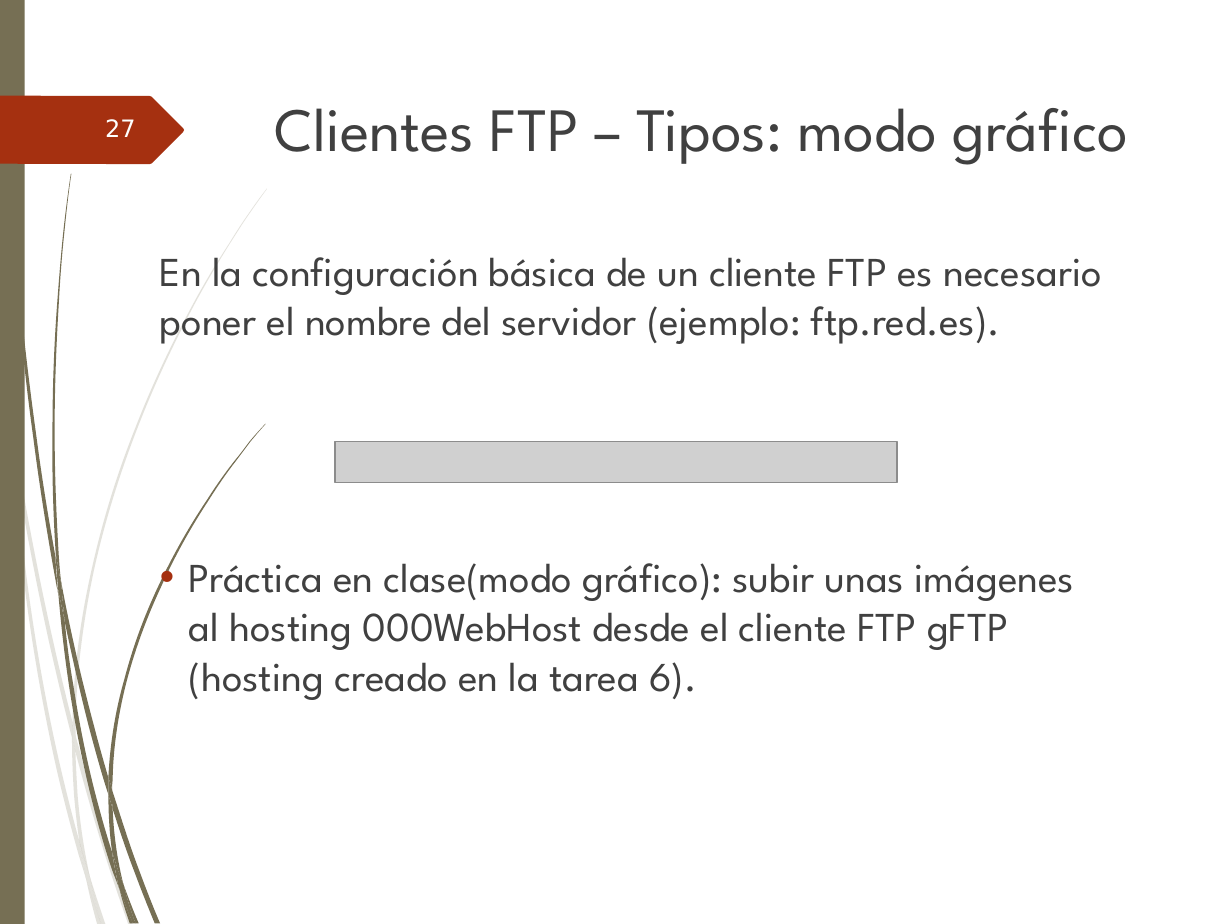
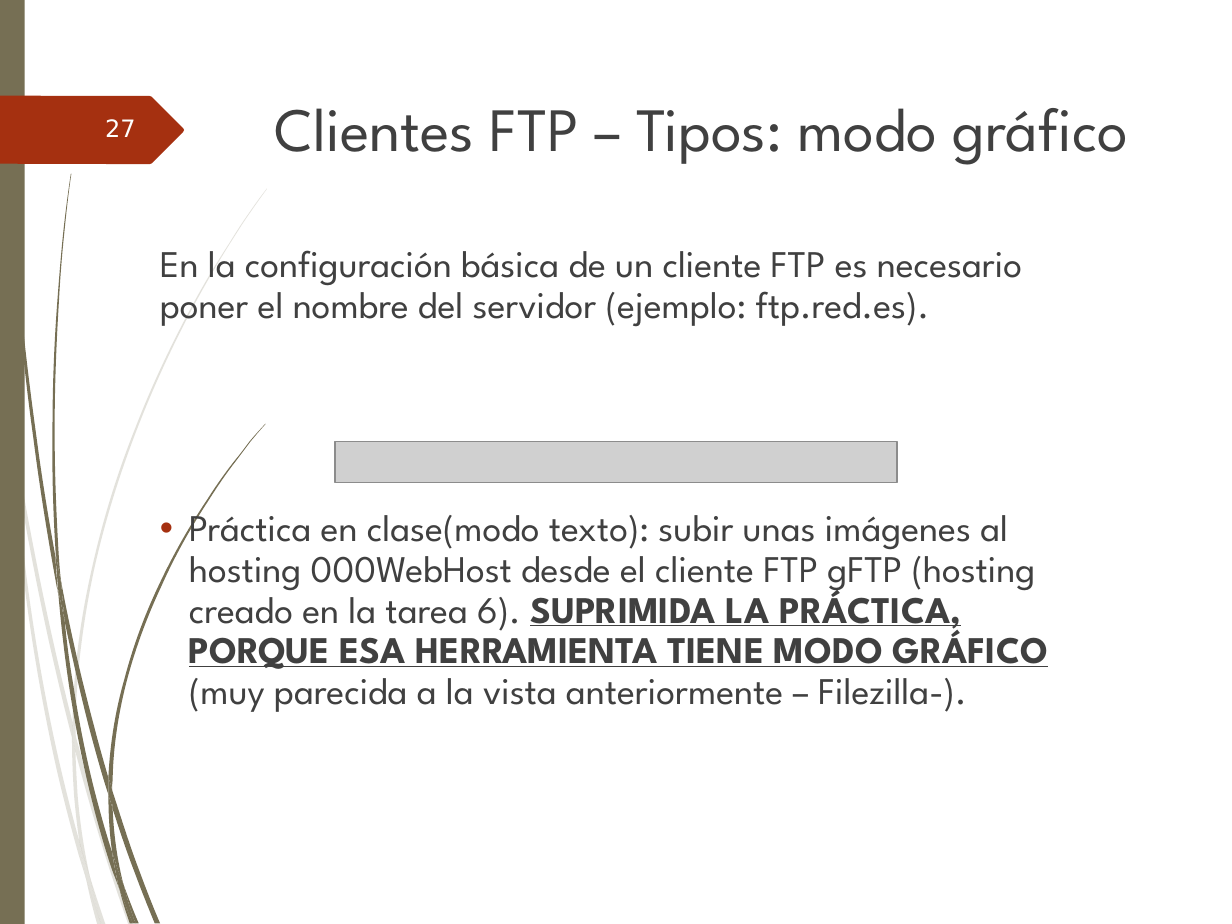
Before and after one commit to ammDAW/daw, a slide deck: slide 27 of 2_DAW/DAW - Beatriz/Unidad3/UT3. Instalacion & admistracion Servidores FTP.ppt. Drawn at 1232x924 pixels with LibreOffice and Linux fonts; fonts in the diff are those of the drawing; grey boxes stand for pictures; background and template pictures are left out. Boxes give left, top, right and bottom in pixels: in the first picture for what was removed or moved away, otherwise in the second. Text is boxed around its words. In the diff, an @@ line names an element or a change of style, - is before the commit and + after.

```diff
--- a/2_DAW/DAW - Beatriz/Unidad3/UT3. Instalacion & admistracion Servidores FTP.ppt
+++ b/2_DAW/DAW - Beatriz/Unidad3/UT3. Instalacion & admistracion Servidores FTP.ppt
@@ text at [160, 250, 1022, 327]: size 24 to 22 pt in "En la configuración básica de un cliente ..."; line spacing 1 to 0.9 @@
@@ text at [189, 503, 1048, 712]: text changed; size 24 to 22 pt @@
-• Práctica en clase(modo gráfico): subir unas imágenes al hosting 000WebHost desde el cliente FTP gFTP (hosting creado en la tarea 6).
+• Práctica en clase(modo texto): subir unas imágenes al hosting 000WebHost desde el cliente FTP gFTP (hosting creado en la tarea 6). SUPRIMIDA LA PRÁCTICA, PORQUE ESA HERRAMIENTA TIENE MODO GRÁFICO (muy parecida a la vista anteriormente – Filezilla-).
```
Also in this commit, not shown: 7 other slides changed, 29 slides added, 10 other files.
